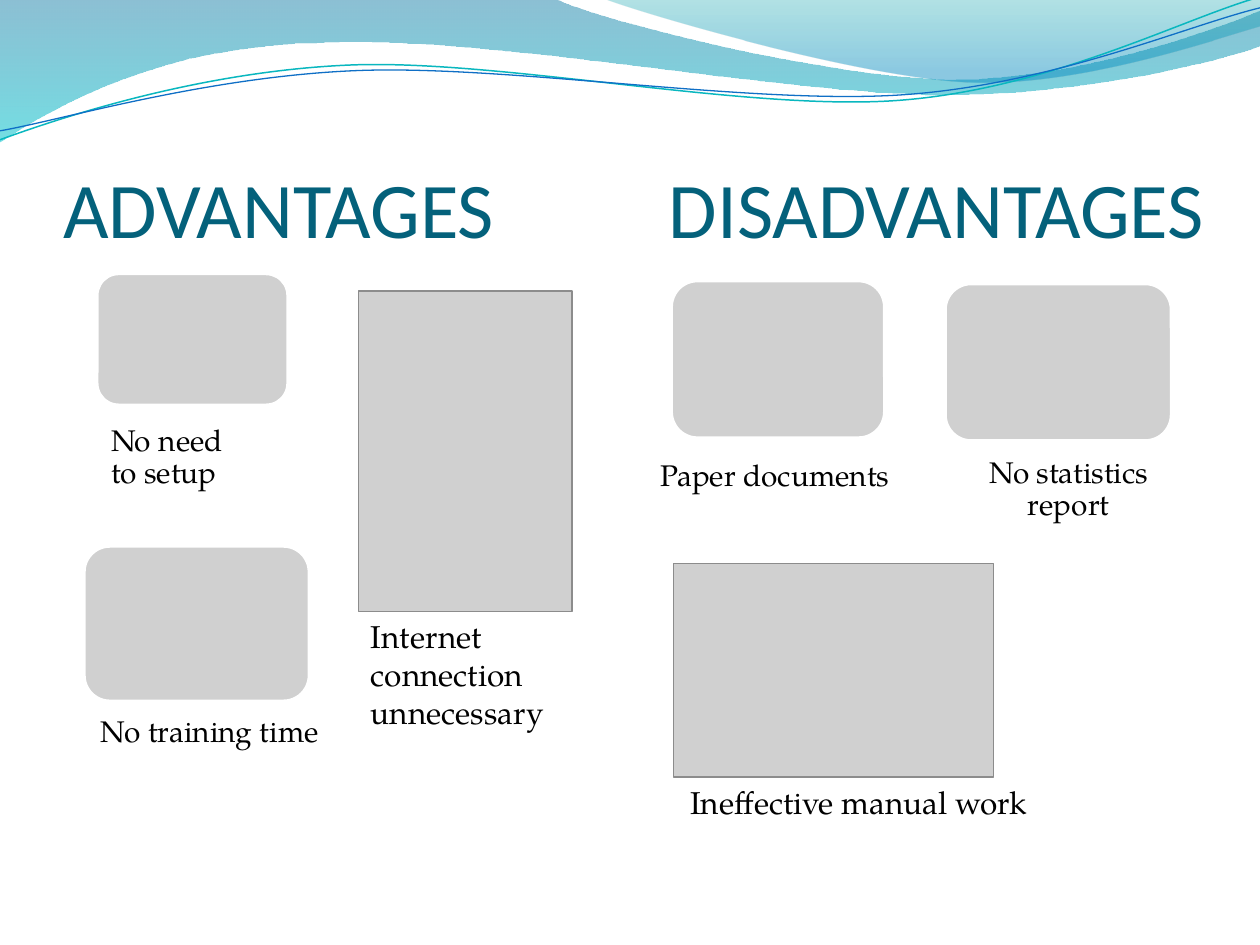
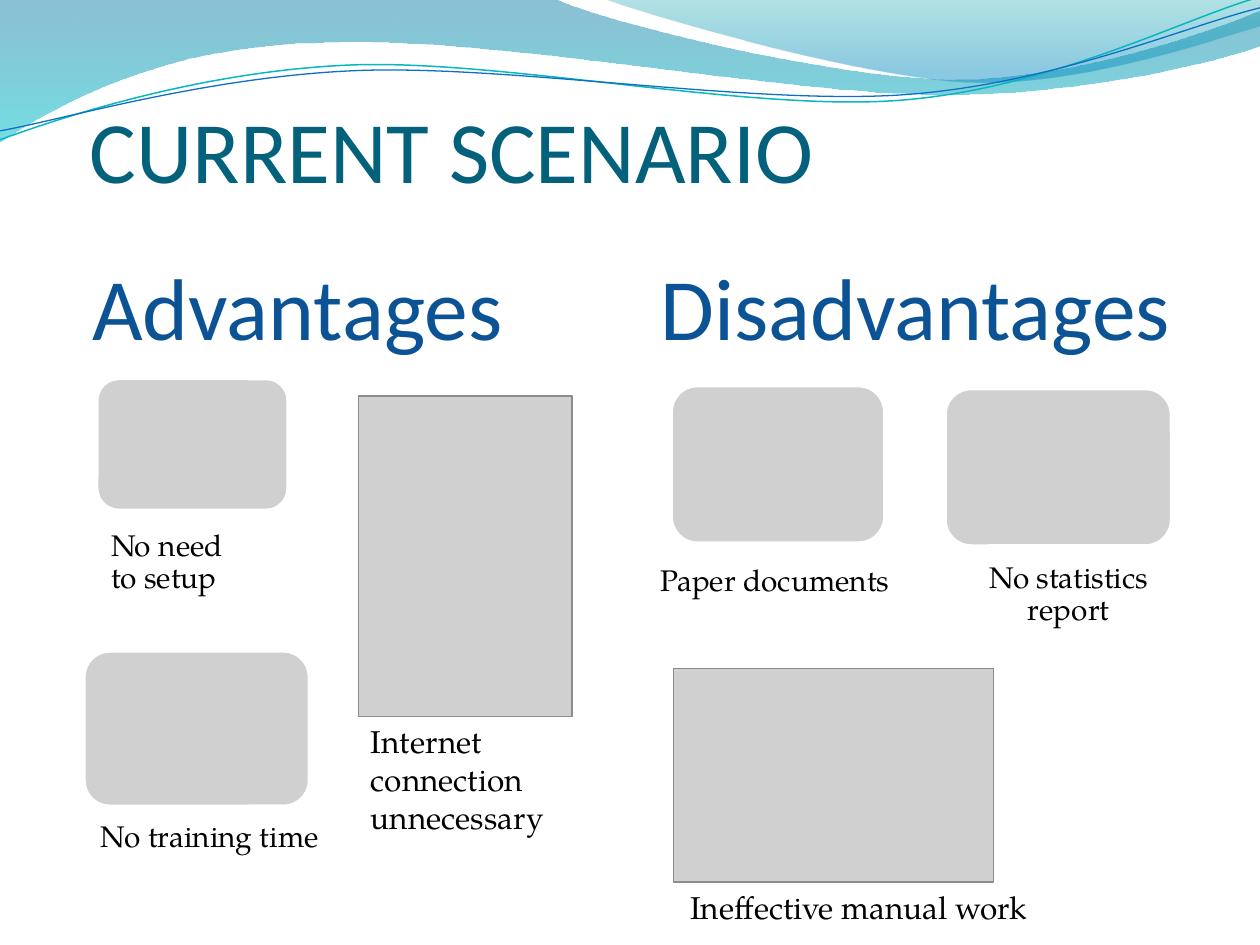
Before and after one commit to longdao2904/capstone-project-teamx, a slide deck: slide 4 of wiki/document/THE i-DELIVER SYSTEM.pptx (slide 6 before the commit). Drawn at 1260x945 pixels with LibreOffice and Linux fonts; fonts in the diff are those of the drawing; grey boxes stand for pictures; background and template pictures are left out. Boxes give left, top, right and bottom in pixels: in the first picture for what was removed or moved away, otherwise in the second. Text is boxed around its words. In the diff, an @@ line names an element or a change of style, - is before the commit and + after.

```diff
--- a/wiki/document/THE i-DELIVER SYSTEM.pptx
+++ b/wiki/document/THE i-DELIVER SYSTEM.pptx
@@ title added at [90,110,813,184], 50 pt, text #04617B @@
+CURRENT SCENARIO
@@ text at [92,279,1170,355]: text changed; size 45 to 50 pt; text colour #04617B to #0B5394 @@
-ADVANTAGES
-DISADVANTAGES
+Advantages
+Disadvantages
@@ picture removed at [84,546,310,701] @@
@@ 6 texts, 5 pictures: place and size @@
-6 texts, 5 pictures at [97,273,1172,815]
+6 texts, 5 pictures at [97,378,1172,920]
@@ picture added at [84,651,310,806] @@
```
Also in this commit, not shown: 6 other slides changed, 1 slide added, 3 slides removed.
